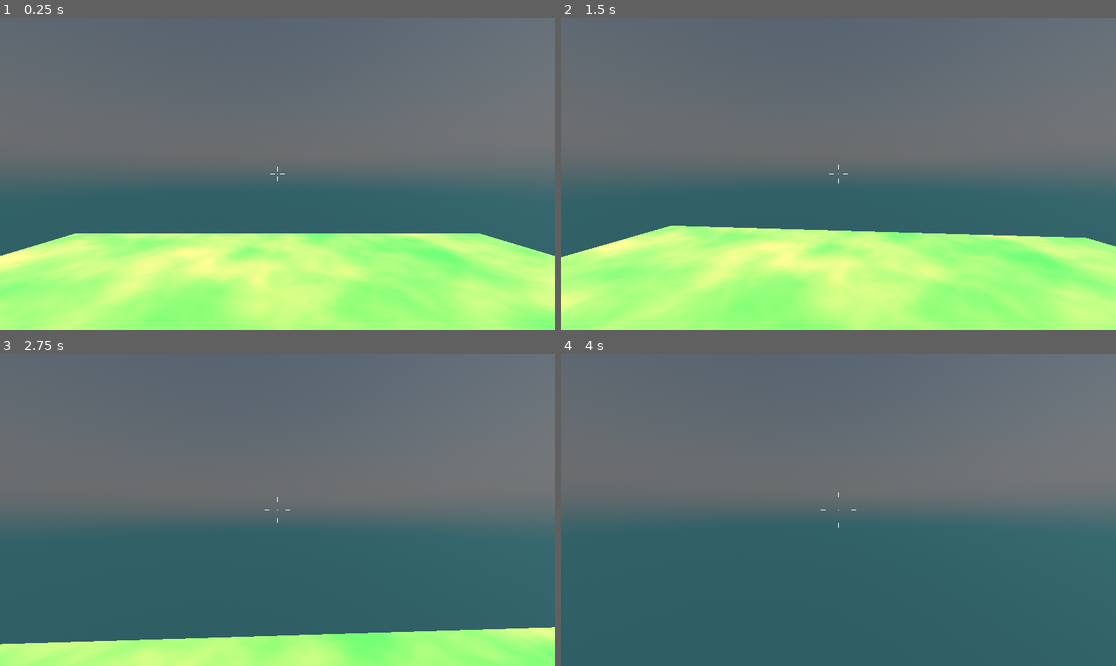
Above: before the commit, frames 1-4 (two rows, left to right).
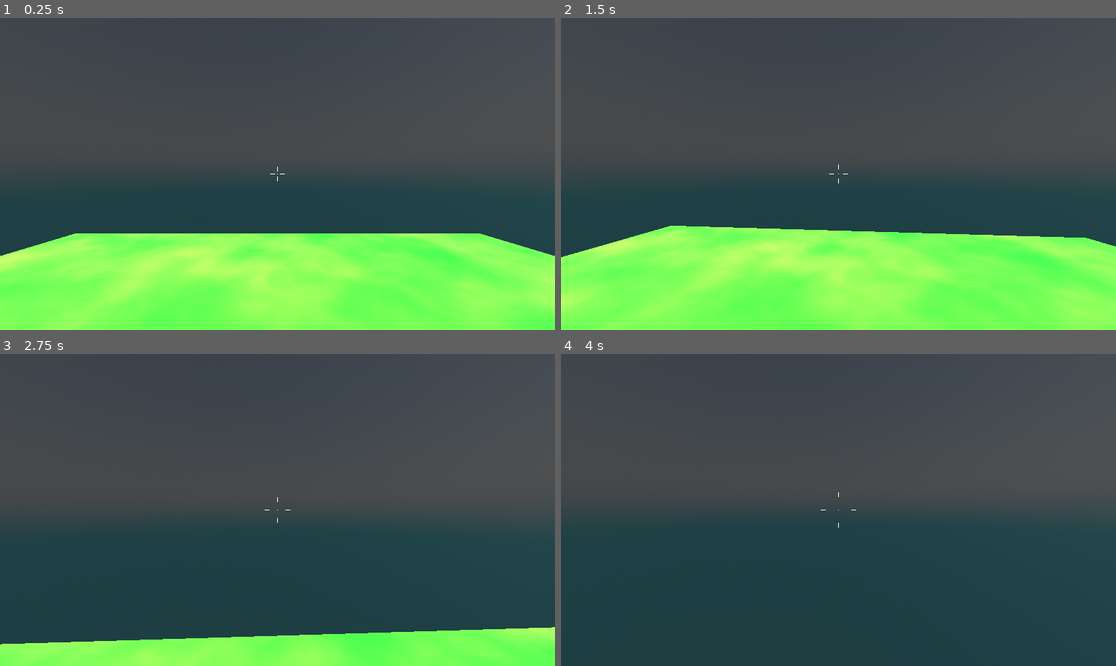
Above: after the commit, the same moments.

Repository: ColormaticStudios/quality-godot-first-person-2
Game: Godot game, scene res://test_world.tscn
Same seed, same stepped clock (60 frames per second), same inputs: the game is played once before the commit and once after it.
Inputs (mouse positions are in pixels of both pictures, inside the frame that each line leads up to):
- Up to frame 1 (0.25 s): no input
- Up to frame 2 (1.5 s): tap Enter (ui_accept) at 0.5, 0.77 s; move the mouse to (866, 174) at 0.52 s; hold Up (ui_up) from 0.53 s (still down); move the mouse to (810, 174) at 1.27 s
- Up to frame 3 (2.75 s): keep holding Up (ui_up); tap Enter (ui_accept) at 1.52 s; move the mouse to (288, 503) at 2.02 s
- Up to frame 4 (4 s): keep holding Up (ui_up); move the mouse to (832, 516) at 2.77 s; tap Enter (ui_accept) at 3.02, 3.5, 3.77 s; move the mouse to (877, 513) at 3.52 s

The runs differ from the first frame. In frame 1, 100% of the frame differs, in the area x 0-100%, y 0-100%; in frame 2, 100%; in frame 3, 100%; in frame 4, 100%.

Commit message:
Decrease sun brightness

Diff:
--- a/test_world.tscn
+++ b/test_world.tscn
@@ -45,5 +45,5 @@
 
 [node name="sun" type="DirectionalLight3D" parent="."]
 transform = Transform3D(0.87959, -0.436605, 0.188936, 0, 0.397148, 0.917755, -0.475732, -0.807248, 0.349328, 0, 0, 0)
-light_energy = 4.0
+light_energy = 2.0
 shadow_enabled = true
